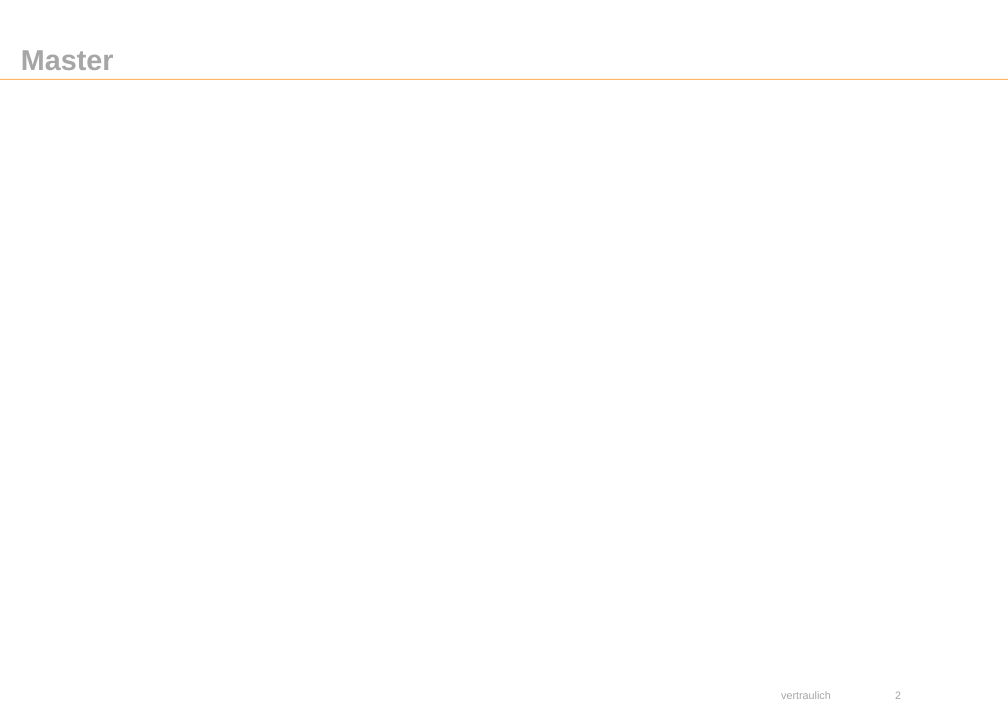
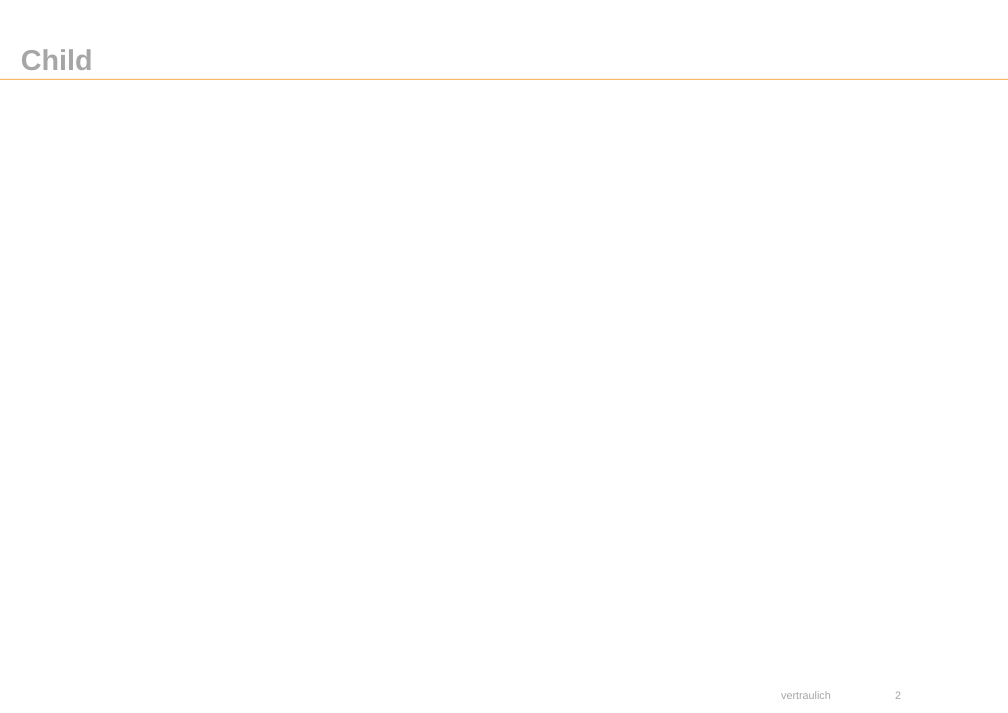
Before and after one commit to tommigro/myrepo, a slide deck: slide 2 of ABO Enterprise GIS.pptx. Drawn at 1008x713 pixels with LibreOffice and Linux fonts; fonts in the diff are those of the drawing; background and template pictures are left out. Boxes give left, top, right and bottom in pixels: in the first picture for what was removed or moved away, otherwise in the second. Text is boxed around its words. In the diff, an @@ line names an element or a change of style, - is before the commit and + after.

Commit message:
xvy

```diff
--- a/ABO Enterprise GIS.pptx
+++ b/ABO Enterprise GIS.pptx
@@ text at <box>21,49,93,70</box>: text changed @@
-Master
+Child
```
